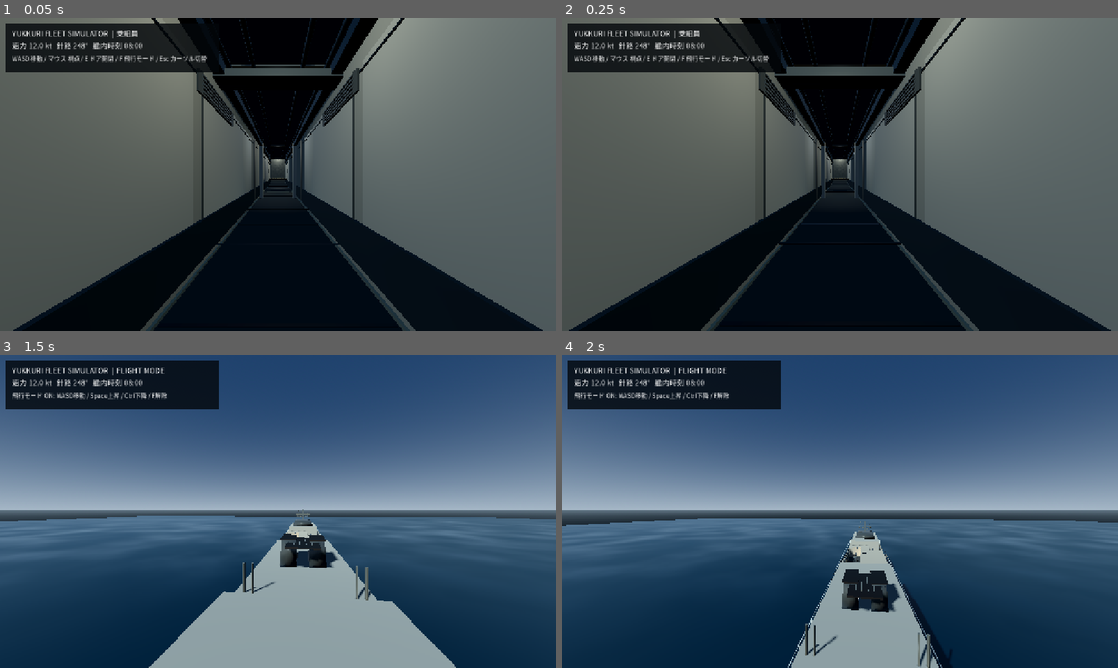
Above: before the commit, frames 1-4 (two rows, left to right).
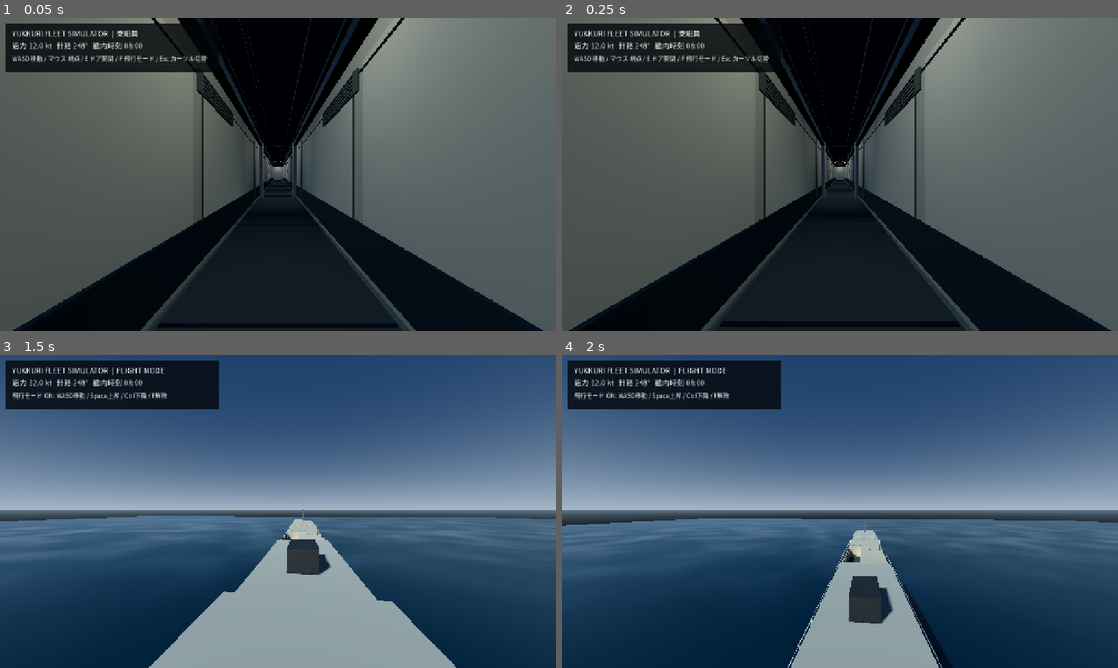
Above: after the commit, the same moments.

Repository: YukkuriP/Yukkuri-FPS-3
Game: Godot game, scene res://scenes/main.tscn
Two runs of this game, one before a commit and one after it. Both use one fixed random seed, a clock stepped at 60 frames per second and the inputs below.
Inputs (mouse positions are in pixels of both pictures, inside the frame that each line leads up to):
- Up to frame 1 (0.05 s): no input
- Up to frame 2 (0.25 s): no input
- Up to frame 3 (1.5 s): tap Enter at 0.5 s; move the mouse to (305, 511) at 0.52 s; hold F (fleet_fly_toggle) 0.53-1.28 s; hold Space (fleet_fly_up) from 0.53 s (still down); click (305, 511) at 0.67 s; move the mouse to (250, 511) at 1.27 s; tap E (fleet_interact) at 1.35 s
- Up to frame 4 (2 s): keep holding Space (fleet_fly_up)

The runs differ from the first frame. In frame 1, 1.5% of the frame differs, in the area x 38-62%, y 14-73%; in frame 2, 1.6%, in the area x 38-62%, y 15-73%; in frame 3, 1.2%; in frame 4, 1.5%.
Error after the commit: Parse Error: Cannot infer the type of "x" variable because the value doesn't have a set type. (res://scripts/visual_upgrade.gd:472)

Commit message:
Add framed deckhouse side glazing and service panels

Diff:
--- a/scripts/visual_upgrade.gd
+++ b/scripts/visual_upgrade.gd
@@ -26,6 +26,7 @@
 	_replace_blocky_hull()
 	_exterior_detail()
 	_superstructure_finish()
+	_deckhouse_fenestration()
 	_interior_superstructure_finish()
 	_bridge_furnishings()
 	_hangar_interior_finish()
@@ -458,6 +459,36 @@
 			_box(self, "Weather deck door inset", Vector3(side * 6.20, 3.1, z), Vector3(0.025, 1.55, 0.68), dark, 0)
 			_cylinder(self, "Weather deck door handle", Vector3(side * 6.24, 3.1, z - 0.28), 0.045, 0.18, trim, 10)
 
+
+func _deckhouse_fenestration() -> void:
+	# Small framed side glazing and flush access panels break up the broad
+	# deckhouse planes without changing walkable walls or collision geometry.
+	var frame := _mat(Color(0.22, 0.25, 0.25), 0.42, 0.62)
+	var gasket := _mat(Color(0.045, 0.06, 0.065), 0.12, 0.88)
+	var panel := _mat(Color(0.34, 0.37, 0.36), 0.28, 0.78)
+	for side in [-1.0, 1.0]:
+		# Forward deckhouse side windows, set just proud of the exterior skin.
+		for z in [-27.0, -23.0, -19.0, -15.0]:
+			var x := side * 6.025
+			_box(self, "Forward side window gasket", Vector3(x, 4.65, z), Vector3(0.055, 0.92, 1.42), gasket, 0)
+			_box(self, "Forward side window glass", Vector3(x + side * 0.035, 4.65, z), Vector3(0.035, 0.72, 1.22), glass, 0)
+			for y in [4.17, 5.13]:
+				_box(self, "Forward side window frame", Vector3(x + side * 0.06, y, z), Vector3(0.08, 0.055, 1.48), frame, 0)
+			for dz in [-0.72, 0.72]:
+				_box(self, "Forward side window frame", Vector3(x + side * 0.06, 4.65, z + dz), Vector3(0.08, 0.98, 0.055), frame, 0)
+		# Aft deckhouse flush service panels and ventilation access covers.
+		for z in [6.0, 12.0, 18.0]:
+			var px := side * 6.525
+			_box(self, "Aft exterior service panel gasket", Vector3(px, 3.35, z), Vector3(0.055, 1.22, 1.55), gasket, 0)
+			_box(self, "Aft exterior service panel", Vector3(px + side * 0.04, 3.35, z), Vector3(0.035, 1.04, 1.36), panel, 0)
+			for y in [2.79, 3.91]:
+				_box(self, "Aft service panel seam", Vector3(px + side * 0.065, y, z), Vector3(0.025, 0.035, 1.4), frame, 0)
+			_cylinder(self, "Aft service panel latch", Vector3(px + side * 0.09, 3.35, z + 0.48), 0.045, 0.12, trim, 10)
+	# Discreet expansion joints on the forward and aft bulkhead skins.
+	for z in [-11.8, 3.65]:
+		for x in [-4.5, -2.25, 0.0, 2.25, 4.5]:
+			_box(self, "Deckhouse vertical panel joint", Vector3(x, 3.8, z), Vector3(0.035, 4.7, 0.025), frame, 0)
+
 func _interior_superstructure_finish() -> void:
 	var liner := _mat(Color(0.47, 0.48, 0.45), 0.08, 0.92)
 	var inset := _mat(Color(0.26, 0.29, 0.28), 0.22, 0.78)
